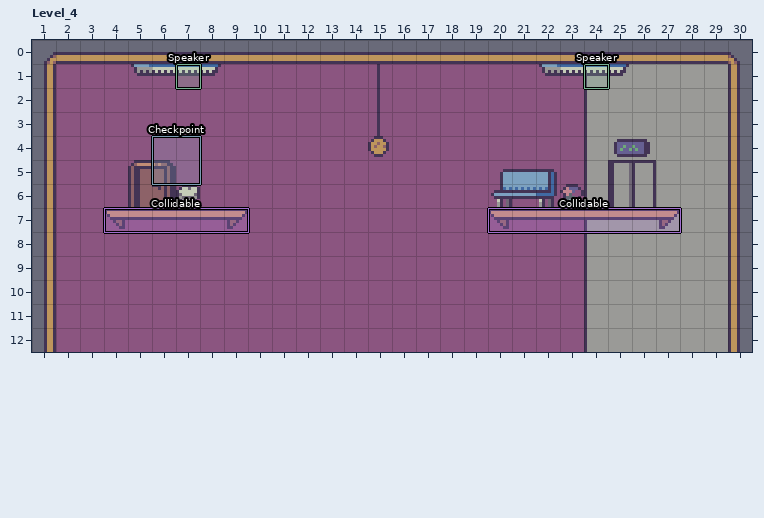
Level history. LDtk project: assets/map_basic0.ldtk. That is the earlier state.
Cells are 8x8 px. Shown: Level_4 x 1..30, y 0..12. The commit also changed other parts of the map, which this record leaves out.
After the commit:
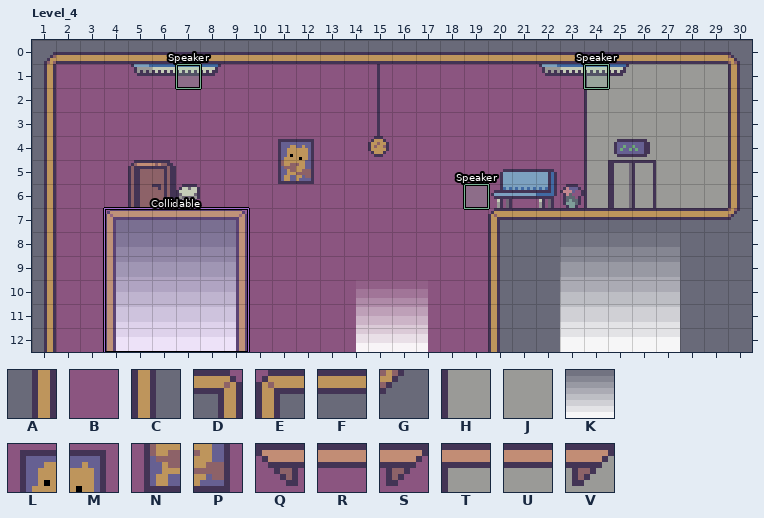
Key: from "Atl_main": A 16, B 17, C 18, D 19, E 20, F 33, G 34, H 48, J 49, K 96, L 17 under 14, M 17 under 15, N 17 under 30, P 17 under 31, Q 17 under 80, R 17 under 81, S 17 under 82, T 48 under 81, U 49 under 81, V 49 under 82.
_ is an empty cell.
Objects are placed by their top-left corner, in cells (3,4 is the top-left corner of cell 3,4); size is 1x1 cell unless given.
Change:
Layer "Tiles":
Tile B becomes tile A in rows 8 to 12 at x 9.
Tile B becomes tile C in rows 8 to 12 at x 4 and 20.
Tile S becomes tile D in row 7 at x 9.
Tile Q becomes tile E in row 7 at x 4 and 20.
Tile J becomes tile F in row 7 at x 28 to 29.
Tile R becomes tile F in row 7 at x 5 to 8 and 21 to 23.
Tile T becomes tile F in row 7 at x 24.
Tile U becomes tile F in row 7 at x 25 to 26.
Tile V becomes tile F in row 7 at x 27.
Tile C becomes tile G in row 7 at x 30.
Tile B becomes tile L in row 4 at x 11.
Tile B becomes tile M in row 4 at x 12.
Tile B becomes tile N in row 5 at x 11.
Tile B becomes tile P in row 5 at x 12.
The edit erases tile B in rows 8 to 12 at x 5 to 8 and 21 to 23.
The edit erases tile C in rows 8 to 12 at x 30.
The edit erases tile H in rows 8 to 12 at x 24.
The edit erases tile J in rows 8 to 12 at x 25 to 29.
Layer "Entities":
Object "Collidable" rectangle at 4,7 size 6x1 becomes "Collidable" rectangle at 4,7 size 6x6.
A new object: "Speaker" rectangle at 19,6.
A new object: K "Blank" at 1,10 size 30x3.
A new object: K "Blank" at 4,8 size 6x5.
A new object: K "Blank" at 20,8 size 11x5.
Object "Checkpoint" rectangle at 6,4 size 2x2 is removed.
Object "Collidable" rectangle at 20,7 size 8x1 is removed.
